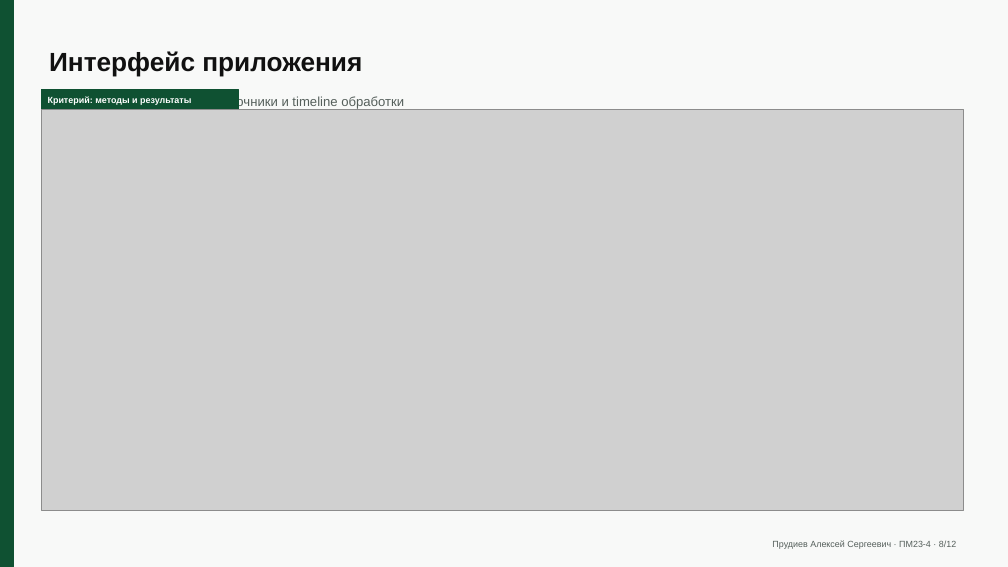
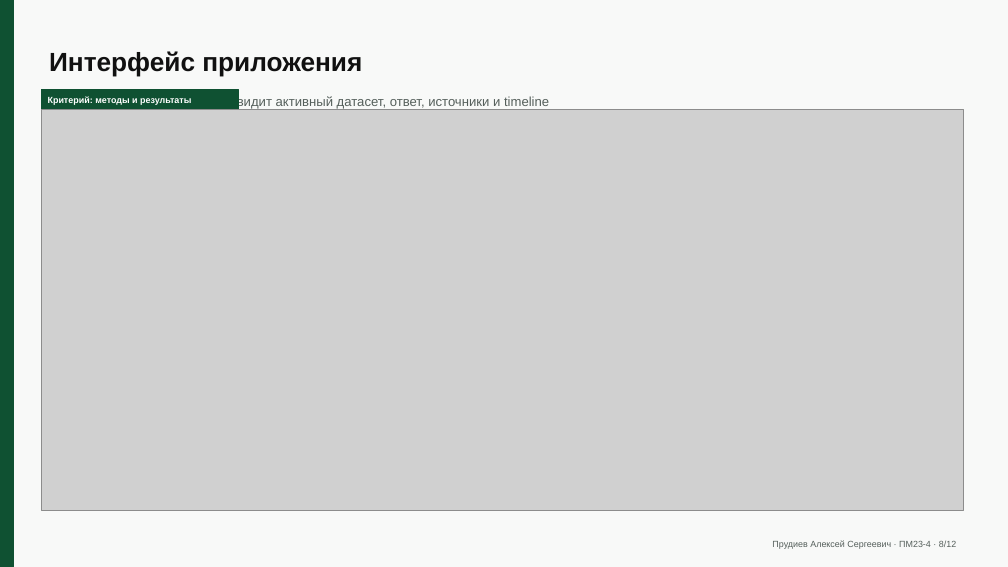
Before and after one commit to alexeydev22/news-analysis, a slide deck: slide 8 of docs/final/coursework-defense-presentation.pptx. Drawn at 1008x567 pixels with LibreOffice and Linux fonts; fonts in the diff are those of the drawing; grey boxes stand for pictures. Boxes give left, top, right and bottom in pixels: in the first picture for what was removed or moved away, otherwise in the second. Text is boxed around its words. In the diff, an @@ line names an element or a change of style, - is before the commit and + after.

```diff
--- a/docs/final/coursework-defense-presentation.pptx
+++ b/docs/final/coursework-defense-presentation.pptx
@@ text at (x1=139, y1=94, x2=549, y2=109): text changed @@
-Пользователь видит ответ, источники и timeline обработки
+Пользователь загружает CSV, видит активный датасет, ответ, источники и timeline
```
Also in this commit, not shown: 6 other slides changed, 23 other files.
